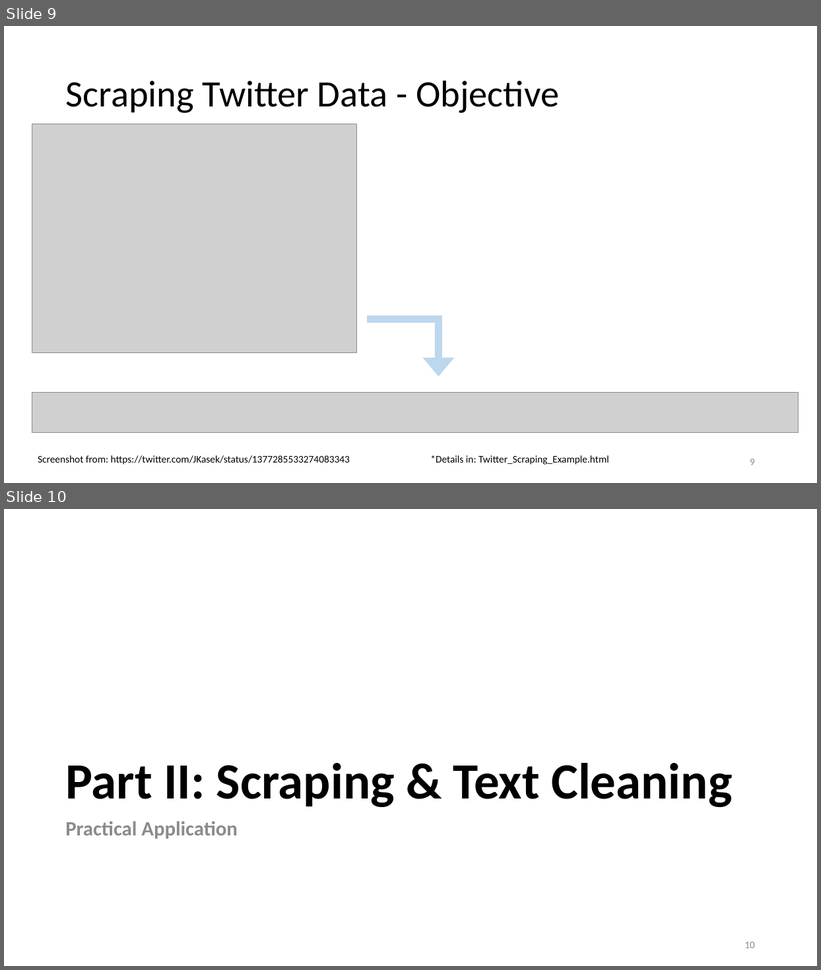
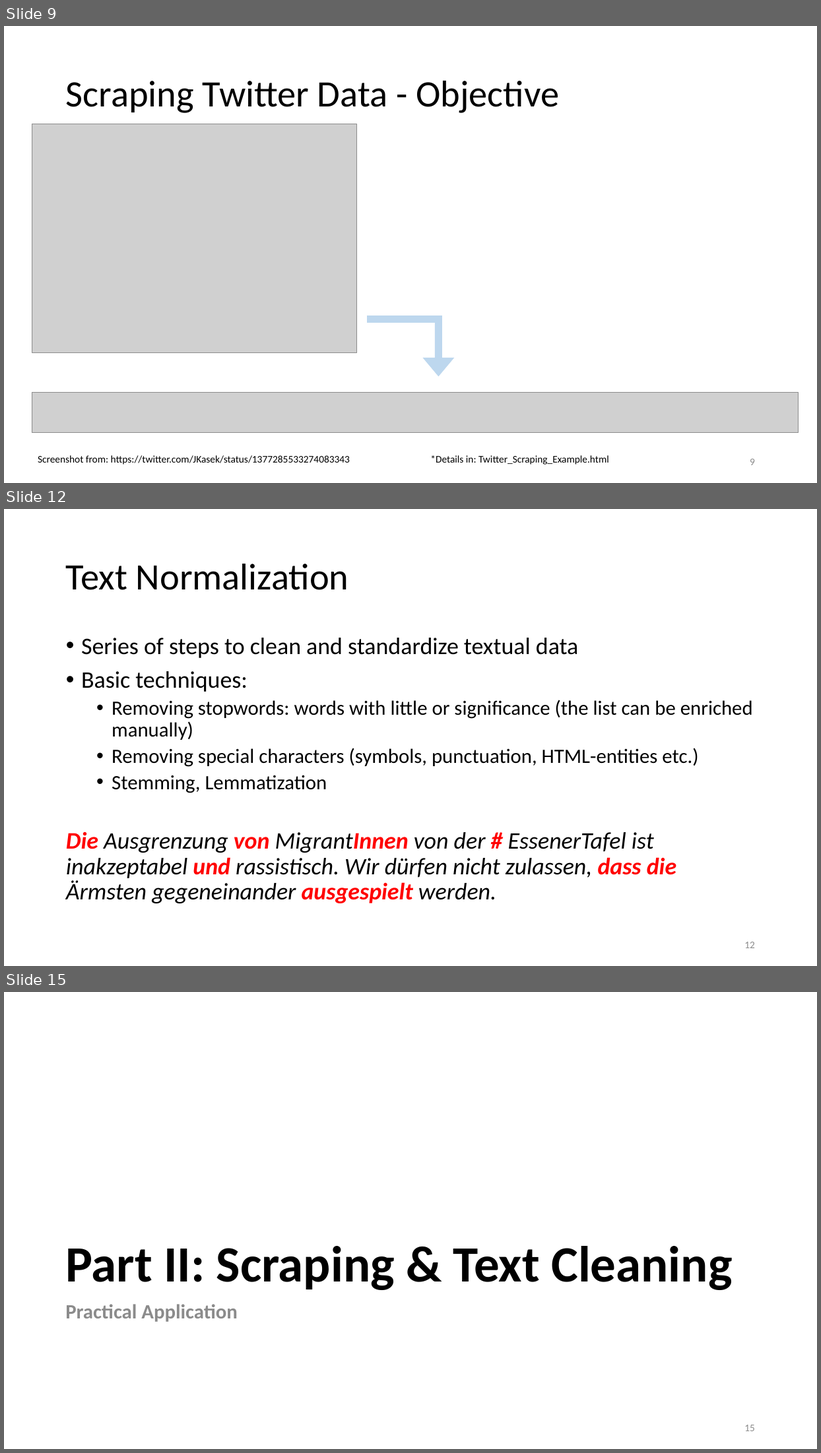
Before and after one commit to lisa-wm/consulting, a slide deck: 5_seminar/Contents_Part_02/Präsentation_Teil2.pptx. Shown one above the other, each under a label of ours: slides 9 and 10 before the commit, slides 9, 12 and 15 after it; the slides between them are not shown. The pictures are 821x970 and 821x1453 pixels, drawn with LibreOffice and Linux fonts; fonts in the diff are those of the drawing; grey boxes stand for pictures. Boxes give left, top, right and bottom in pixels: in the first picture for what was removed or moved away, otherwise in the second. Text is boxed around its words. In the diff, an @@ line names an element or a change of style, - is before the commit and + after.

Commit message:
part 2 (regex and text normalization added)

```diff
--- a/5_seminar/Contents_Part_02/Präsentation_Teil2.pptx
+++ b/5_seminar/Contents_Part_02/Präsentation_Teil2.pptx
@@ slide 12 added at box(4, 509, 817, 966), background #FFFFFF @@
@@ title added at box(66, 563, 349, 590), 44 pt, text #000000 @@
+Text Normalization
@@ text added at box(66, 638, 753, 904), 28 pt, text #000000 @@
+• Series of steps to clean and standardize textual data
+• Basic techniques:
+  • Removing stopwords: words with little or significance (the list can be enriched manually)
+  • Removing special characters (symbols, punctuation, HTML-entities etc.)
+  • Stemming, Lemmatization
+Die Ausgrenzung von MigrantInnen von der # EssenerTafel ist inakzeptabel und rassistisch. Wir dürfen nicht zulassen, dass die Ärmsten gegeneinander ausgespielt werden.
@@ page number added at box(745, 942, 755, 949), 12 pt, text #8C8C8C @@
+12
@@ what was slide 10 is now slide 15 @@
@@ page number at box(745, 1425, 755, 1432): text changed @@
-10
+15
```
Also in this commit, not shown: 6 slides changed, 4 other slides added, 4 other files.
